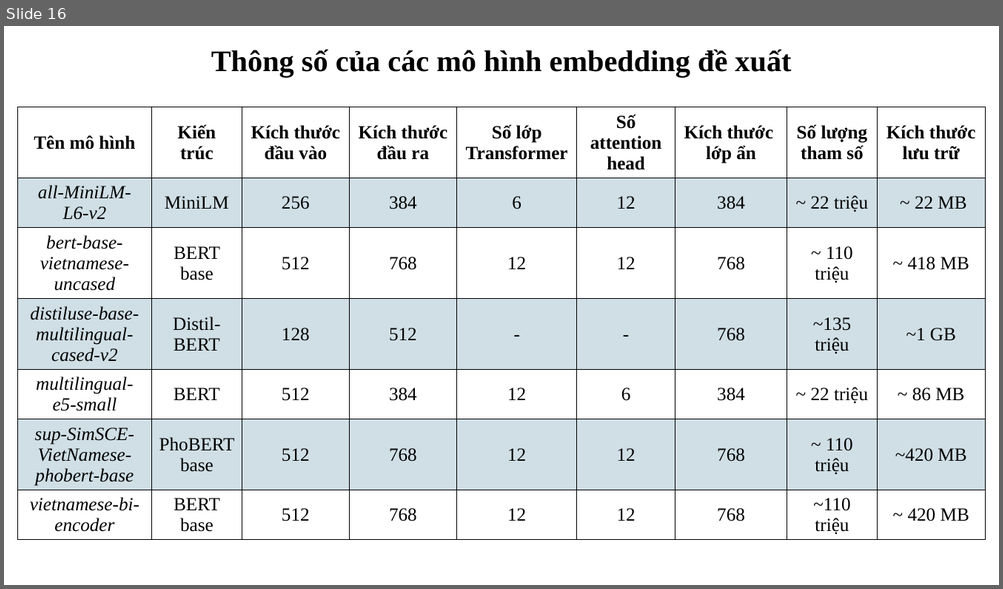
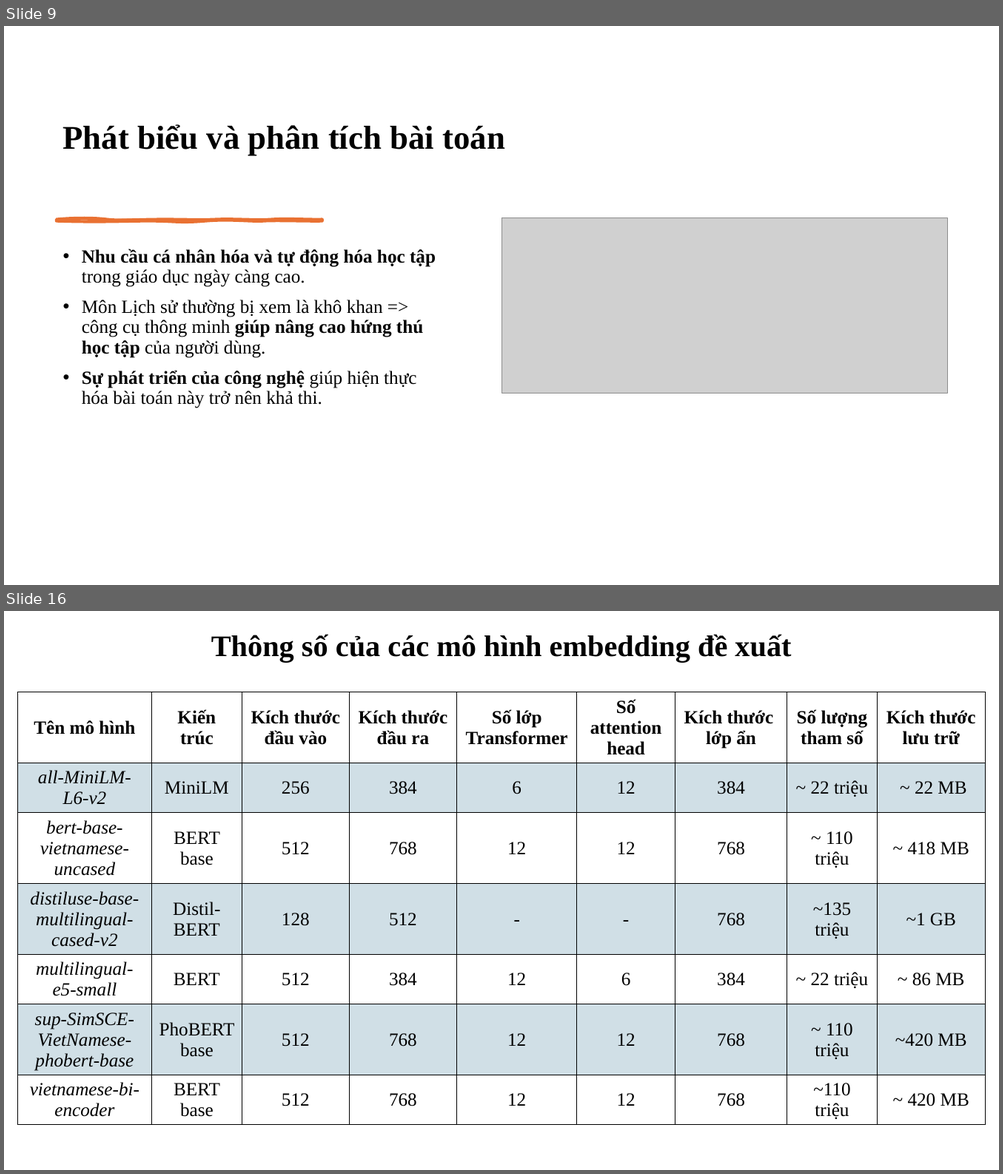
Before and after one commit to ngovanuc/Vietnamese_History_Chatbot, a slide deck: documents/slide bao cao.pptx. Shown one above the other, each under a label of ours: slide 16 before the commit, slides 9 and 16 after it; the slides between them are not shown. The pictures are 1003x589 and 1003x1174 pixels, drawn with LibreOffice and Linux fonts; fonts in the diff are those of the drawing; grey boxes stand for pictures. Boxes give left, top, right and bottom in pixels: in the first picture for what was removed or moved away, otherwise in the second. Text is boxed around its words. In the diff, an @@ line names an element or a change of style, - is before the commit and + after.

```diff
--- a/documents/slide bao cao.pptx
+++ b/documents/slide bao cao.pptx
@@ slide 9 added at <box>4,26,999,585</box>, background #FFFFFF @@
@@ title added at <box>63,124,505,156</box>, 32 pt, text #000000, bold @@
+Phát biểu và phân tích bài toán
@@ freeform shape added at <box>57,220,322,221</box>, fill #E97132, outline #E97132 3 pt @@
@@ picture added at <box>502,218,947,394</box> @@
@@ text added at <box>82,249,435,409</box>, 18 pt, text #000000 @@
+• Nhu cầu cá nhân hóa và tự động hóa học tập trong giáo dục ngày càng cao.
+• Môn Lịch sử thường bị xem là khô khan => công cụ thông minh giúp nâng cao hứng thú học tập của người dùng.
+• Sự phát triển của công nghệ giúp hiện thực hóa bài toán này trở nên khả thi.
```
Also in this commit, not shown: 32 slides changed, 2 other slides added, 3 slides removed.
